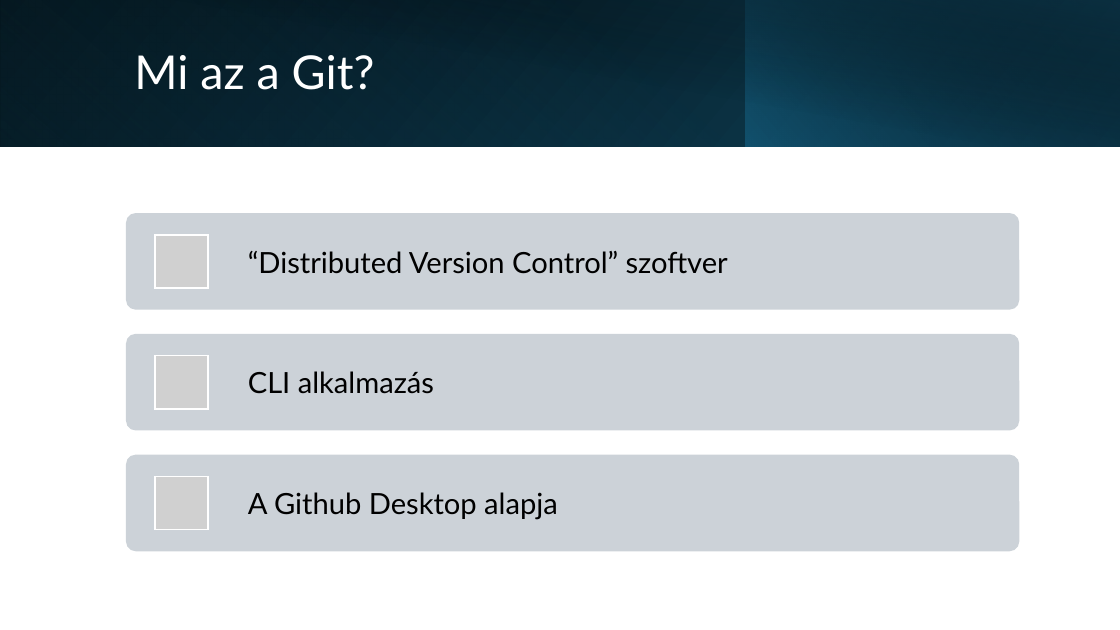
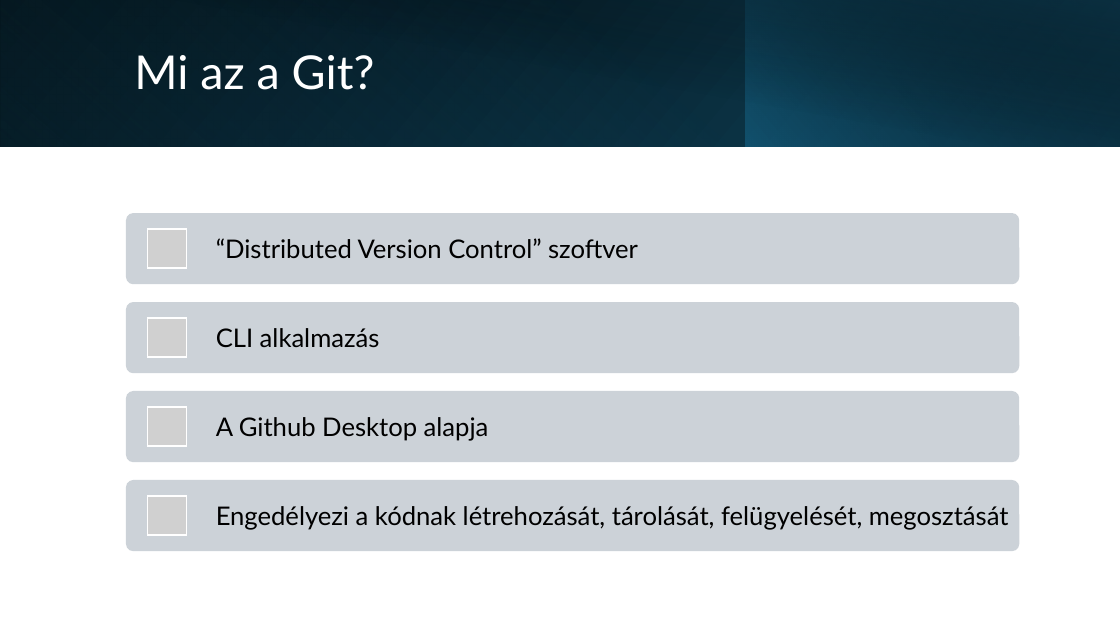
Before and after one commit to Maho-Yoshino/School_Notes, a slide deck: slide 2 of 2025-2026/IKT/github/Github.pptx. Drawn at 1120x630 pixels with LibreOffice and Linux fonts; fonts in the diff are those of the drawing; grey boxes stand for pictures. Boxes give left, top, right and bottom in pixels: in the first picture for what was removed or moved away, otherwise in the second. Text is boxed around its words. In the diff, an @@ line names an element or a change of style, - is before the commit and + after.

```diff
--- a/2025-2026/IKT/github/Github.pptx
+++ b/2025-2026/IKT/github/Github.pptx
@@ rounded rectangle: place and size @@
-rounded rectangle at bbox=[126, 213, 1019, 310]
+rounded rectangle at bbox=[126, 213, 1019, 285]
@@ picture removed at bbox=[155, 234, 208, 287] @@
@@ text "“Distributed Version Control” szoftver": place and size @@
-text "“Distributed Version Control” szoftver" at bbox=[248, 251, 728, 274]
+text "“Distributed Version Control” szoftver" at bbox=[216, 238, 638, 258]
@@ rounded rectangle: place and size @@
-rounded rectangle at bbox=[126, 334, 1019, 430]
+rounded rectangle at bbox=[126, 302, 1019, 374]
@@ picture: place and size @@
-picture at bbox=[155, 355, 208, 408]
+picture at bbox=[148, 318, 187, 358]
@@ text "CLI alkalmazás": place and size @@
-text "CLI alkalmazás" at bbox=[248, 371, 434, 394]
+text "CLI alkalmazás" at bbox=[216, 328, 380, 347]
@@ picture: place and size @@
-picture at bbox=[155, 476, 208, 529]
+picture at bbox=[148, 408, 187, 447]
@@ size 25 to 22 pt; less space between paragraphs in 3 elements at bbox=[216, 238, 638, 258], bbox=[216, 328, 380, 347], bbox=[216, 417, 489, 441] @@
@@ text "A Github Desktop alapja": place and size @@
-text "A Github Desktop alapja" at bbox=[248, 492, 558, 520]
+text "A Github Desktop alapja" at bbox=[216, 417, 489, 441]
@@ rounded rectangle: place and size @@
-rounded rectangle at bbox=[126, 455, 1019, 551]
+rounded rectangle at bbox=[126, 480, 1019, 551]
@@ group added at bbox=[126, 229, 1019, 536]: 2 pictures, 1 rounded rectangle, 1 text @@
+Engedélyezi a kódnak létrehozását, tárolását, felügyelését, megosztását
```
Also in this commit, not shown: 2 other slides changed, 2 other files.
